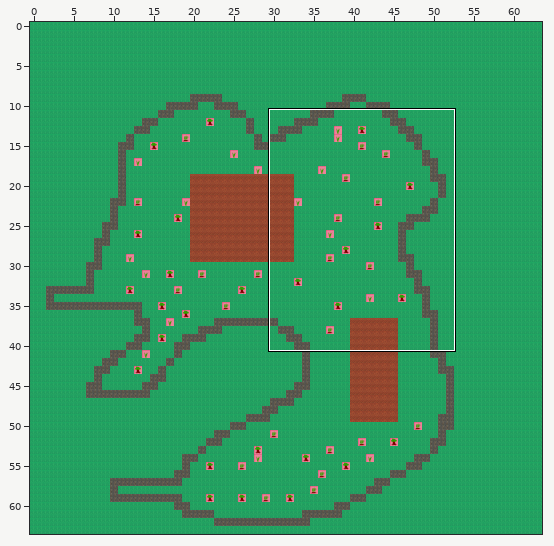
One commit to this Tiled map: assets/tiled/mapFarm3.tmx. The first picture is a wide view before the edit; the outline marks the close-up.
Close-up. Earlier state:
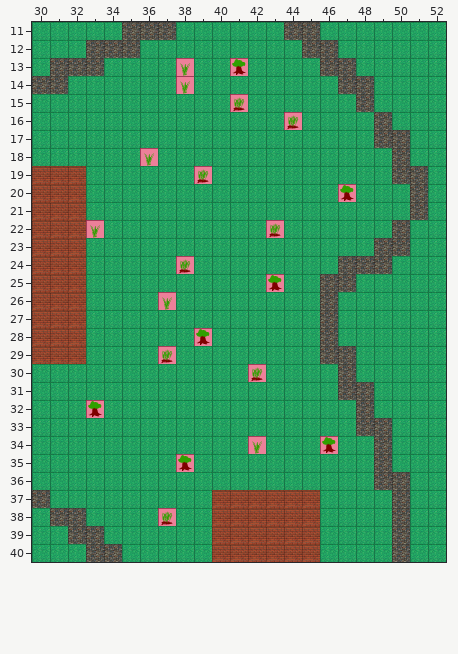
Cells are 64x64 px. Shown: x 30..52, y 11..40. The commit also changed other parts of the map, which this record leaves out.
And afterwards:
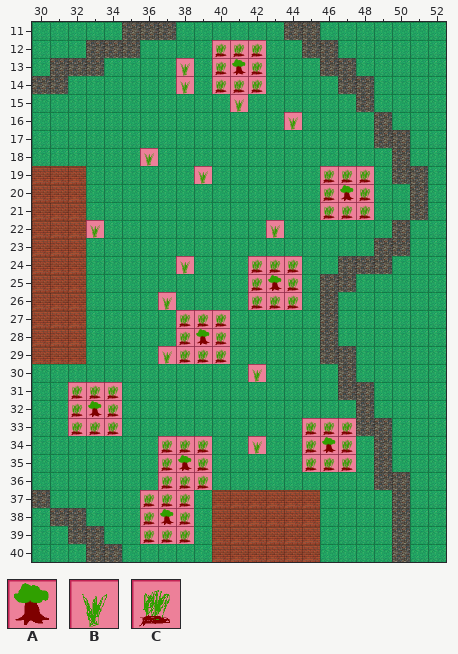
Key: from "tileset": A 10, B 18, C 26.
_ is an empty cell.
Diff:
Layer "walls":
y 12: x 40..42 ___ -> CCC
y 13: x 40 _ -> C; x 42 _ -> C
y 14: x 40..42 ___ -> CCC
y 15: x 41 C -> B
y 16: x 44 C -> B
y 19: x 39 C -> B; x 46..48 ___ -> CCC
y 20: x 46 _ -> C; x 48 _ -> C
y 21: x 46..48 ___ -> CCC
y 22: x 43 C -> B
y 24: x 38 C -> B; x 42..44 ___ -> CCC
y 25: x 42 _ -> C; x 44 _ -> C
y 26: x 42..44 ___ -> CCC
y 27: x 38..40 ___ -> CCC
y 28: x 38 _ -> C; x 40 _ -> C
y 29: x 37..40 C___ -> BCCC
y 30: x 42 C -> B
y 31: x 32..34 ___ -> CCC
y 32: x 32 _ -> C; x 34 _ -> C
y 33: x 32..34 ___ -> CCC; x 45..47 ___ -> CCC
y 34: x 37..39 ___ -> CCC; x 45 _ -> C; x 47 _ -> C
y 35: x 37 _ -> C; x 39 _ -> C; x 45..47 ___ -> CCC
y 36: x 37..39 ___ -> CCC
y 37: x 36..38 ___ -> CCC
y 38: x 36..38 _C_ -> CAC
y 39: x 36..38 ___ -> CCC
